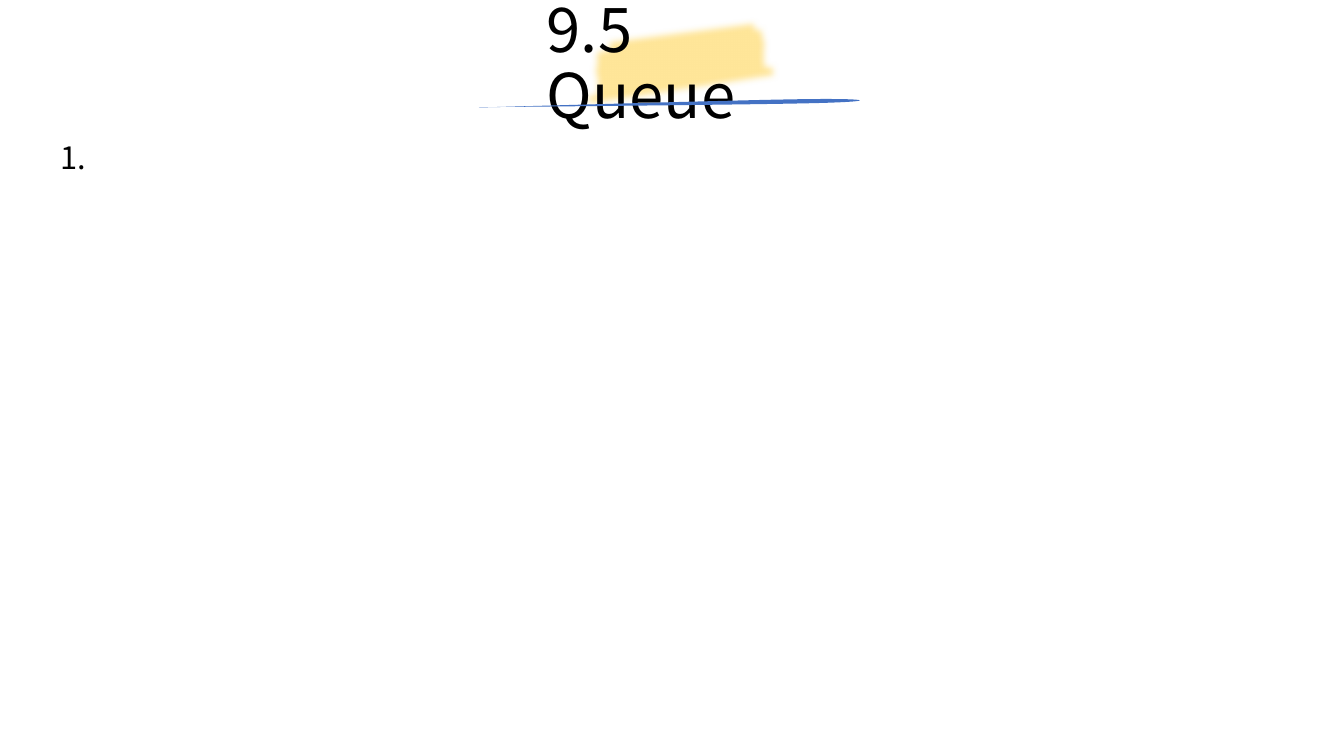
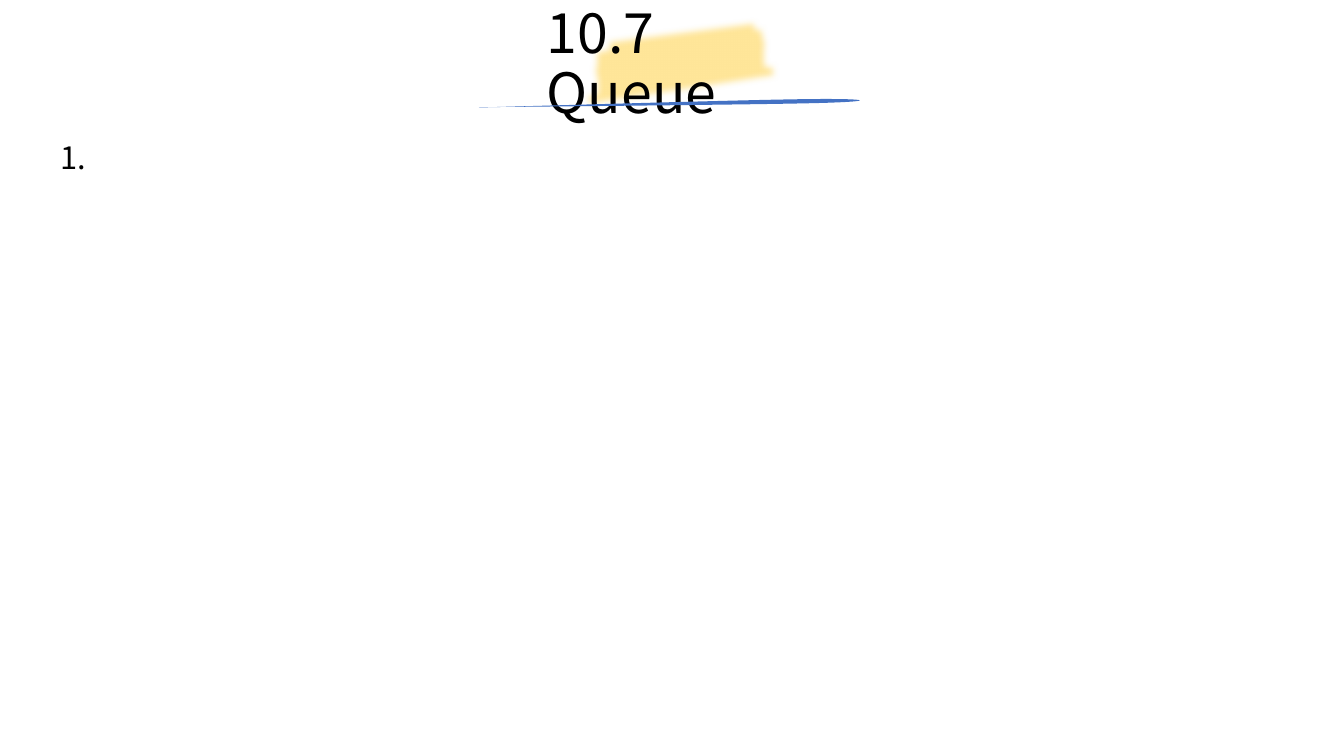
Before and after one commit to yiwenliu/CorePython, a slide deck: slide 98 of PPT/CorePython.pptx (slide 96 before the commit). Drawn at 1344x756 pixels with LibreOffice and Linux fonts; fonts in the diff are those of the drawing. Boxes give left, top, right and bottom in pixels: in the first picture for what was removed or moved away, otherwise in the second. Text is boxed around its words. In the diff, an @@ line names an element or a change of style, - is before the commit and + after.

```diff
--- a/PPT/CorePython.pptx
+++ b/PPT/CorePython.pptx
@@ title at (x1=547, y1=12, x2=717, y2=127): text changed; size 44 to 39.6 pt @@
-9.5 Queue
+10.7 Queue
```
Also in this commit, not shown: 4 other slides changed, 2 slides added, 3 slides removed, 4 other files.
